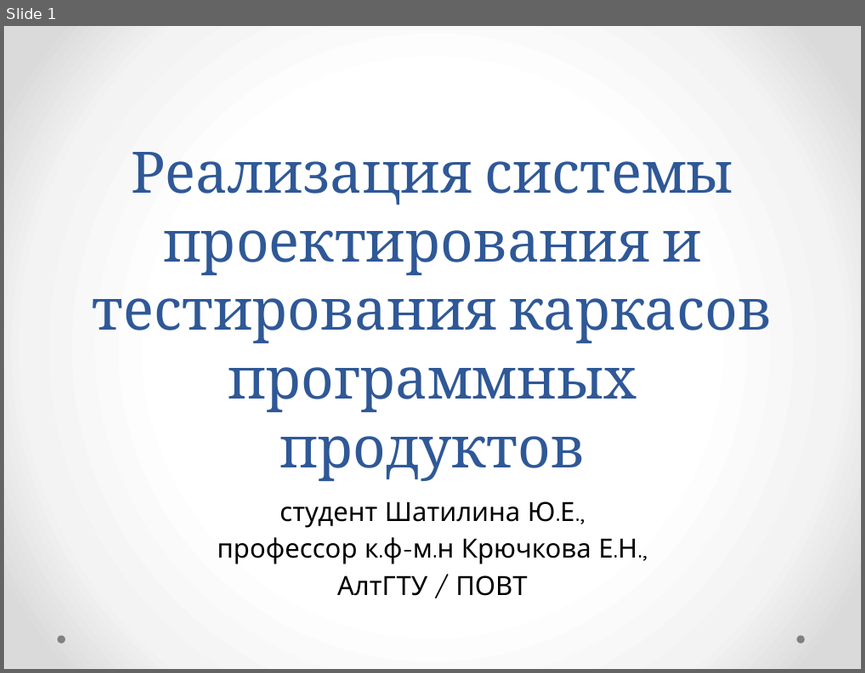
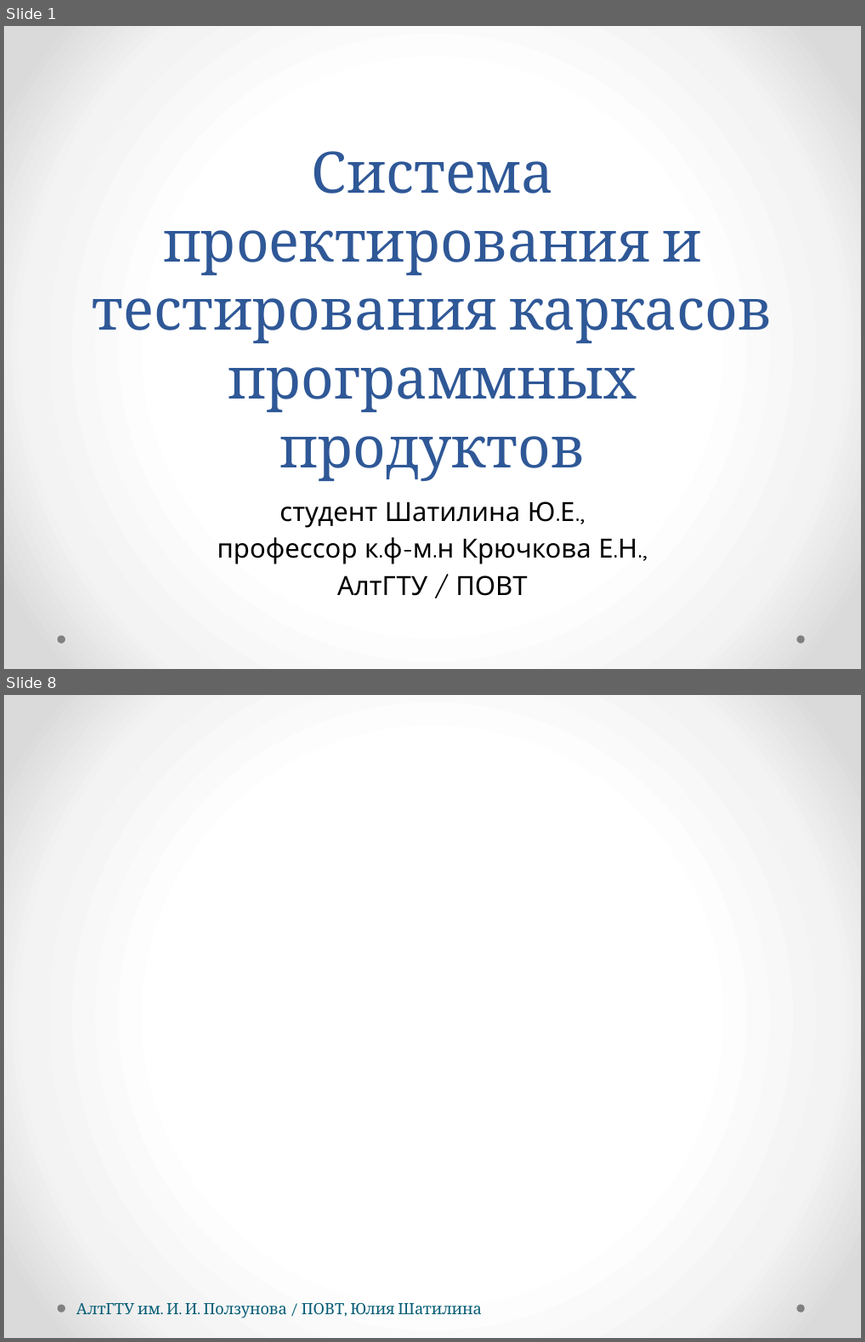
Before and after one commit to hisohito/proto-doc, a slide deck: shatilina.pptx. Shown one above the other, each under a label of ours: slide 1 before the commit, slides 1 and 8 after it; the slides between them are not shown. The pictures are 865x673 and 865x1342 pixels, drawn with LibreOffice and Linux fonts; fonts in the diff are those of the drawing. Boxes give left, top, right and bottom in pixels: in the first picture for what was removed or moved away, otherwise in the second. Text is boxed around its words. In the diff, an @@ line names an element or a change of style, - is before the commit and + after.

```diff
--- a/shatilina.pptx
+++ b/shatilina.pptx
@@ slide 8 added at (4,695,861,1338), background gradient #FFFFFF to #F4F4F4 to #DADADA; not listed: 2 template elements that a slide beside it also shows @@
@@ text added at (76,1302,482,1318), 13 pt, text #045C75 @@
+АлтГТУ им. И. И. Ползунова / ПОВТ, Юлия Шатилина
@@ slide 1 changed as well @@
@@ title at (92,151,772,481): text changed @@
-Реализация системы проектирования и тестирования каркасов программных продуктов
+Система проектирования и тестирования каркасов программных продуктов
```
Also in this commit, not shown: 10 other slides added, 2 slides removed, 2 other files.
